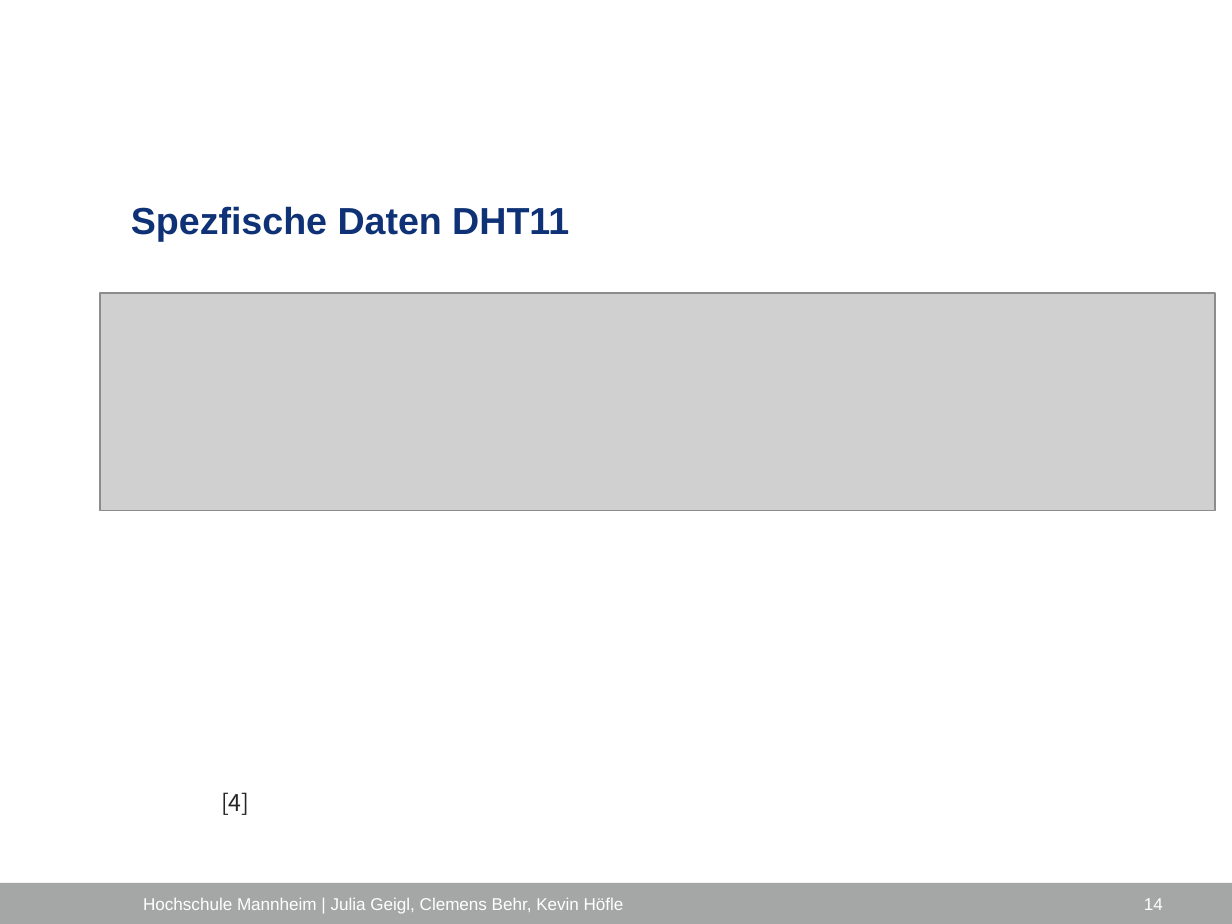
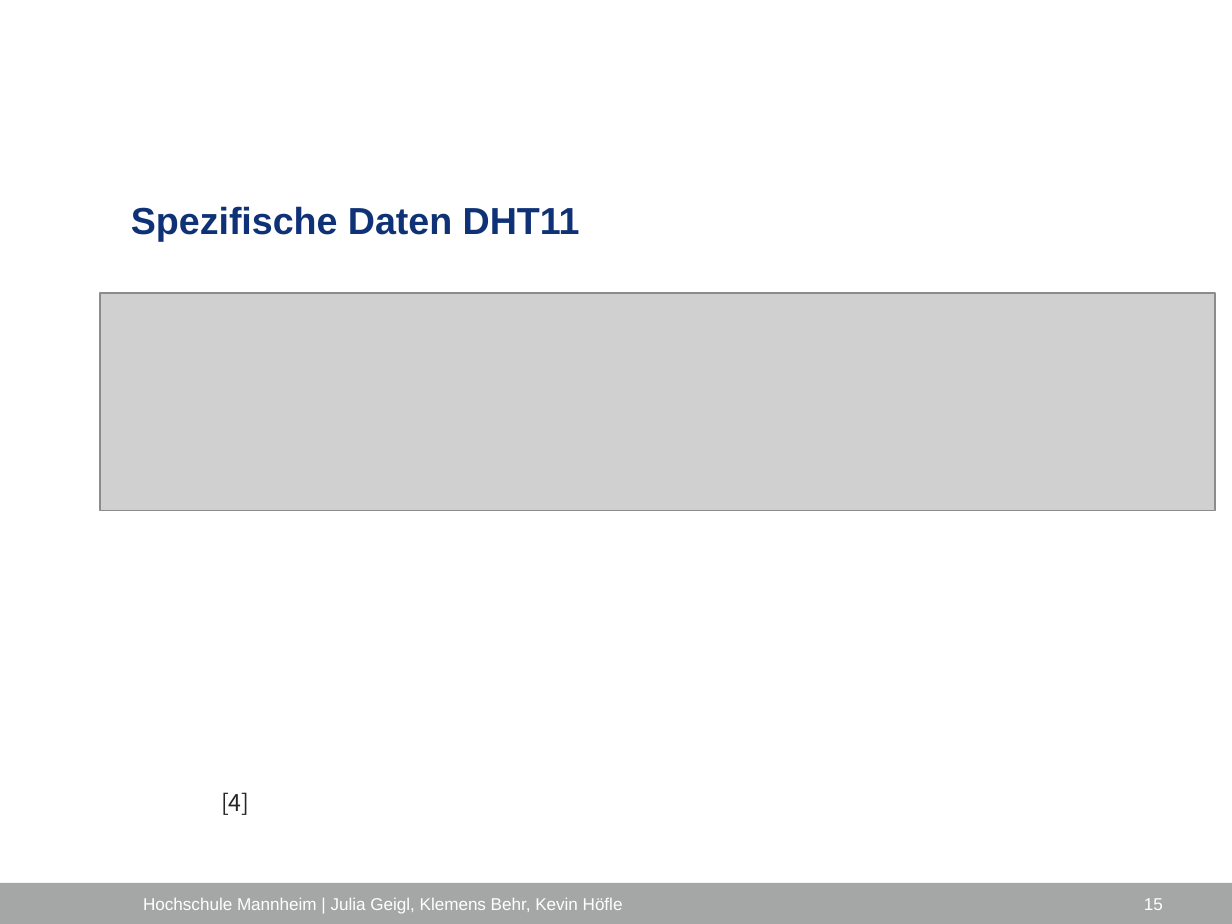
Before and after one commit to ProjektlaborEmbeddedSecurity/Presentation, a slide deck: slide 15 of PES_FH_VERS.pptx (slide 14 before the commit). Drawn at 1232x924 pixels with LibreOffice and Linux fonts; fonts in the diff are those of the drawing; grey boxes stand for pictures; background and template pictures are left out. Boxes give left, top, right and bottom in pixels: in the first picture for what was removed or moved away, otherwise in the second. Text is boxed around its words. In the diff, an @@ line names an element or a change of style, - is before the commit and + after.

```diff
--- a/PES_FH_VERS.pptx
+++ b/PES_FH_VERS.pptx
@@ title at <box>131,206,580,241</box>: text changed @@
-Spezfische Daten DHT11
+Spezifische Daten DHT11
@@ text at <box>143,898,623,914</box>: text changed @@
-Hochschule Mannheim | Julia Geigl, Clemens Behr, Kevin Höfle
+Hochschule Mannheim | Julia Geigl, Klemens Behr, Kevin Höfle
@@ page number at <box>1144,898,1163,910</box>: text changed @@
-14
+15
```
Also in this commit, not shown: 44 other slides changed, 3 slides added, 1 slide removed.
